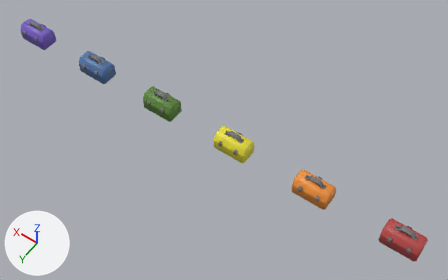
An edit to the FBX model Assets/Art/Models/Items/Functional/Generic/toolboxes.fbx, drawn before and after from the same camera.
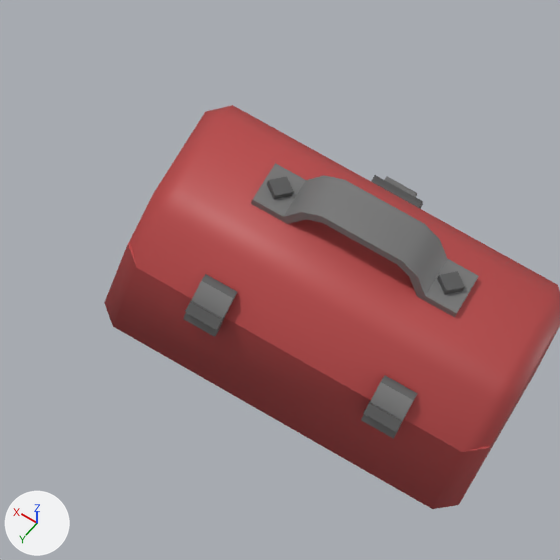
The first picture shows the older version from a 50 mm camera at (-0.31, 2.41, 5.44) aimed at (2.16, -1.04, 0.01). The close-ups show both versions on the part from 82% to 95% of the width and 74% to 95% of the height of that picture; other places that the commit changed are outside them. The axes (+X, +Y, +Z) are drawn at lower left. The lights are the same throughout.

Names of what the first close-up shows: 'Toolbox Bottom Red', 'Toolbox Lid Red'.
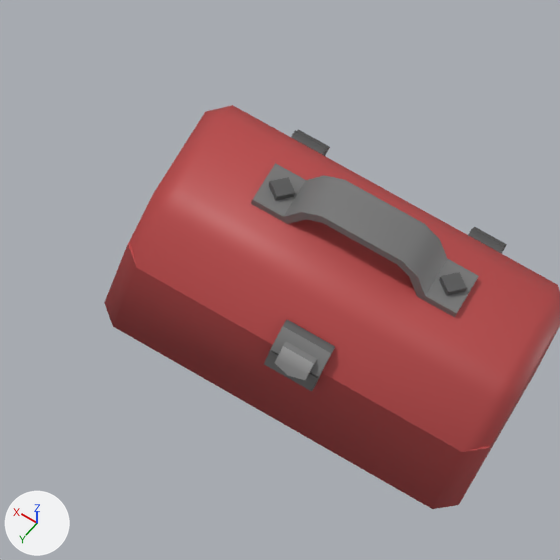
Where the newer file only moved an object's origin or applied its transform, the numbers keep the older frame.

Changed parts and their boxes [x1, y1, x2, y2] in the close-ups (560 x 560 px; the box of a moved part takes in the faces that stretch with it):
'Toolbox Bottom Red', reshaped, turned: before [104, 208, 560, 509]; after [104, 129, 560, 509]
part 1 of me_toolboxlid_01, moved or reshaped: before [189, 136, 505, 426]; after [189, 130, 505, 426]

Diff of the bpy script that builds the scene:
```diff
--- a/Assets/Art/Models/Items/Functional/Generic/toolboxes.fbx.py
+++ b/Assets/Art/Models/Items/Functional/Generic/toolboxes.fbx.py
@@ me_toolbox_01 @@
 me_toolbox_01.from_pydata(...)  # 76 vertices, 61 faces; spans x -0.202..0.202, y -0.123..0.133, z 0.0..0.155
 # used by ob_toolbox_bottom_red; location = (0.0, -1.0, 0.0)
+# me_toolbox_01 part 2: the whole mesh is multiplied about the mesh origin by the matrix ((-1.0, 0.0, 0.0), (0.0, 0.0, 1.0), (0.0, 1.0, 0.0))
 me_toolbox_01.materials.append(mat_palette05)
@@ me_toolboxlid_01 @@
 me_toolboxlid_01.from_pydata(...)  # 126 vertices, 105 faces; spans x -0.202..0.202, y -0.247..0.009, z -0.01..0.119
 # used by ob_toolbox_lid_red; location = (0.0, -0.885, 0.146)
+# me_toolboxlid_01 part 1: the whole mesh is turned -180 degrees about the z axis through its middle, then moved by (0.0, 0.009, 0.0)
 me_toolboxlid_01.materials.append(mat_palette05)
@@ ob_toolbox_bottom_red @@
 ob_toolbox_bottom_red.location = (0.0, -1.0, 0.0)
+ob_toolbox_bottom_red.rotation_euler = (1.571, 0.0, 0.0)  # degrees (90, 0, 0)
```
